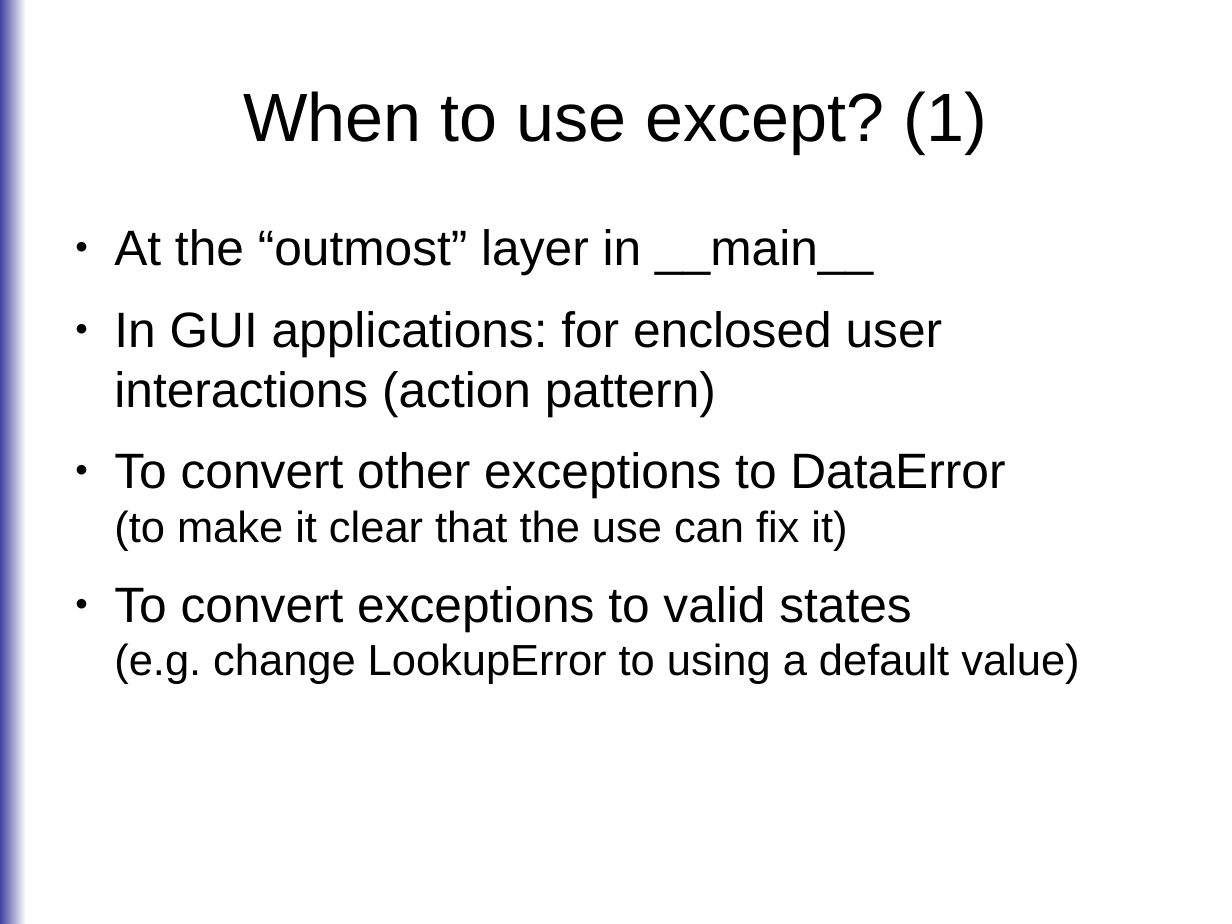
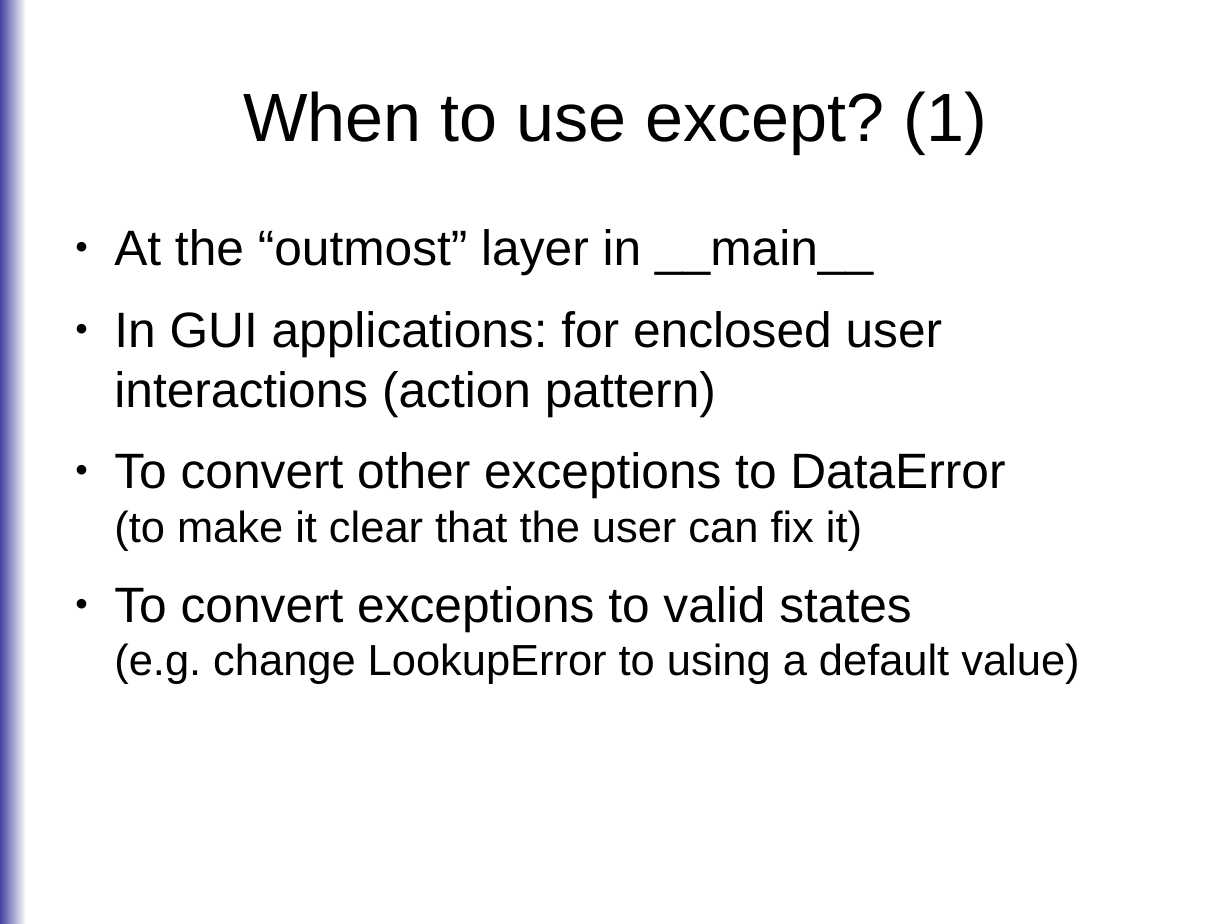
Before and after one commit to roskakori/talks, a slide deck: slide 56 of europython_2014/errorhandling/Solution oriented error handling.odp. Drawn at 1232x924 pixels with LibreOffice and Linux fonts; fonts in the diff are those of the drawing. Boxes give left, top, right and bottom in pixels: in the first picture for what was removed or moved away, otherwise in the second. Text is boxed around its words. In the diff, an @@ line names an element or a change of style, - is before the commit and + after.

Commit message:
Cleaned up spelling, formatting and untranslated German words.

```diff
--- a/europython_2014/errorhandling/Solution oriented error handling.odp
+++ b/europython_2014/errorhandling/Solution oriented error handling.odp
@@ text at [114,452,1005,551]: text changed @@
-● To convert other exceptions to DataError
-  (to make it clear that the use can fix it)
+● To convert other exceptions to DataError
+  (to make it clear that the user can fix it)
```
Also in this commit, not shown: 16 other slides changed.
